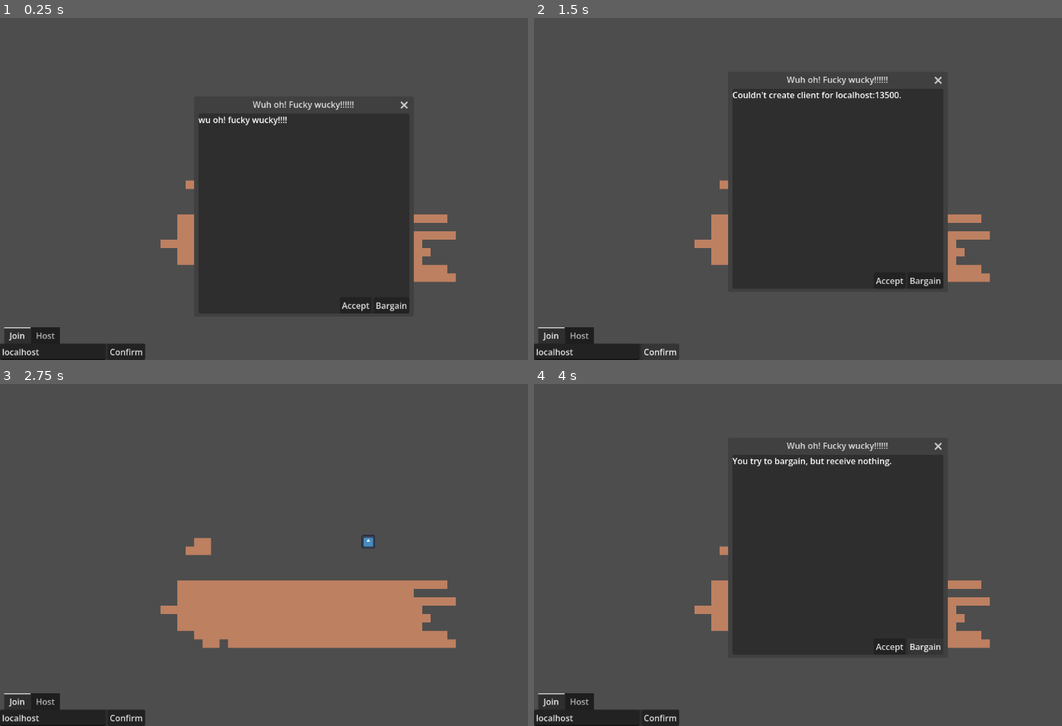
Above: before the commit, frames 1-4 (two rows, left to right).
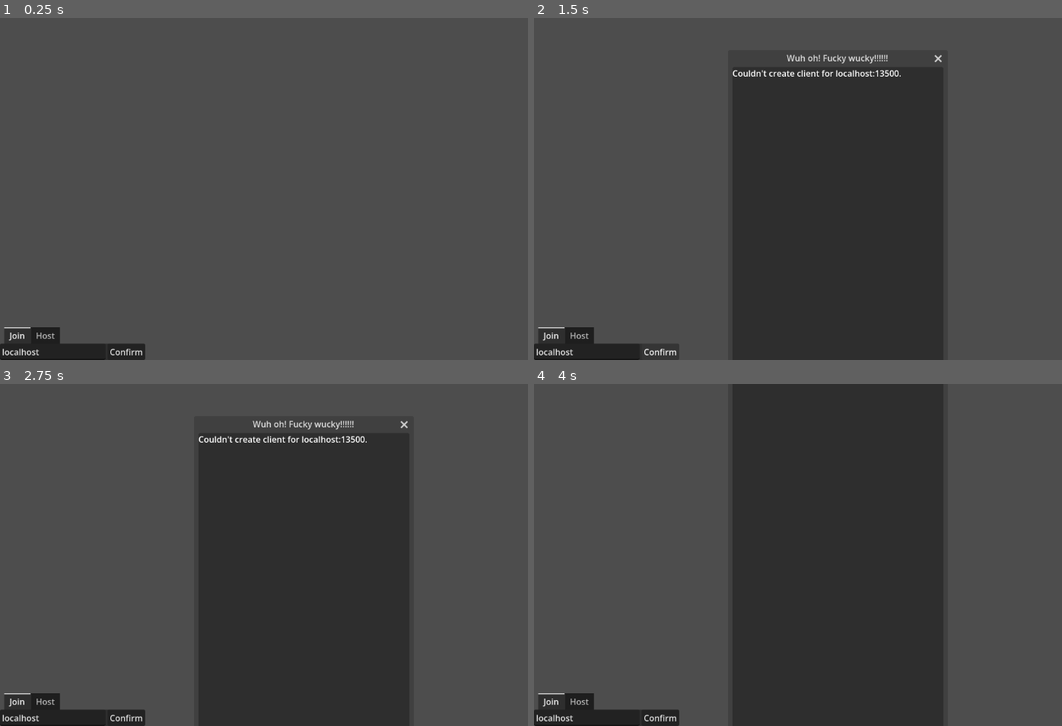
Above: after the commit, the same moments.

Repository: stacktrace-error/chunk-terrain
Game: Godot game, scene res://main_menu.tscn
Same seed, same stepped clock (60 frames per second), same inputs: the game is played once before the commit and once after it. The engine's default icon, where the game draws it, is replaced by a stand-in: a white triangle on a blue panel in a dark square.
Inputs (mouse positions are in pixels of both pictures, inside the frame that each line leads up to):
- Up to frame 1 (0.25 s): no input
- Up to frame 2 (1.5 s): click (887, 305) at 0.5 s, where only the run before the commit has a clickable "Accept"; click "Confirm" at 1.25 s
- Up to frame 3 (2.75 s): click (353, 647) at 2 s, where only the run before the commit has a clickable "Accept"
- Up to frame 4 (4 s): click "Confirm" at 2.75 s; click (924, 647) at 3.5 s, where only the run before the commit has a clickable "Bargain"

The runs differ from the first frame. In frame 1, 25% of the frame differs, in the area x 30-87%, y 24-87%; in frame 2, 11%; in frame 3, 36%, in the area x 30-87%, y 10-100%; in frame 4, 16%.

Commit message:
restructured old part of project, separated player from body

Diff:
--- a/Camera.gd
+++ /dev/null
@@ -1,8 +0,0 @@
-extends Camera2D
-
-#func _process(delta):
-	#position += Input.get_vector("left", "right", "up", "down") * delta * 200
-
-func _unhandled_input(event:InputEvent) -> void:
-	var change = Input.get_axis("zoom_out", "zoom_in") * 0.2
-	if change: zoom += Vector2.ONE * change * zoom.x
--- /dev/null
+++ b/assets/new_fast_noise_lite.tres
@@ -0,0 +1,8 @@
+[gd_resource type="FastNoiseLite" format=3 uid="uid://cmx4xikcf2elo"]
+
+[resource]
+seed = 3
+domain_warp_enabled = true
+domain_warp_frequency = 0.01
+domain_warp_fractal_lacunarity = 8.02
+domain_warp_fractal_gain = 0.0
--- /dev/null
+++ b/assets/tiles/tileset.tres
@@ -0,0 +1,20 @@
+[gd_resource type="TileSet" format=3 uid="uid://c0r3y5xv4vrv7"]
+
+[ext_resource type="Texture2D" uid="uid://bot23f1b5wvra" path="res://assets/tiles/tile.png" id="1_yjwyg"]
+[ext_resource type="Texture2D" uid="uid://dmkmf71bkwf8n" path="res://assets/tiles/rock.png" id="2_rqevj"]
+
+[sub_resource type="TileSetAtlasSource" id="TileSetAtlasSource_4717r"]
+texture = ExtResource("1_yjwyg")
+0:0/0 = 0
+0:0/0/physics_layer_0/polygon_0/points = PackedVector2Array(-8, -8, 8, -8, 8, 8, -8, 8)
+
+[sub_resource type="TileSetAtlasSource" id="TileSetAtlasSource_mmdvd"]
+texture = ExtResource("2_rqevj")
+0:0/0 = 0
+0:0/0/physics_layer_0/polygon_0/points = PackedVector2Array(-8, -8, 8, -8, 8, 8, -8, 8)
+
+[resource]
+physics_layer_0/collision_layer = 1
+physics_layer_0/collision_mask = 0
+sources/0 = SubResource("TileSetAtlasSource_4717r")
+sources/1 = SubResource("TileSetAtlasSource_mmdvd")
--- a/camera_2d.tscn
+++ /dev/null
@@ -1,6 +0,0 @@
-[gd_scene format=3 uid="uid://behwc8iph6lh2"]
-
-[ext_resource type="Script" uid="uid://b7pj2tc0p8npy" path="res://Camera.gd" id="1_u0e42"]
-
-[node name="Camera2D" type="Camera2D" unique_id=292663351]
-script = ExtResource("1_u0e42")
--- a/entities/Entity.gd
+++ b/entities/Entity.gd
@@ -1,7 +1,7 @@
 extends Node2D
 class_name Entity
 
-func _enter_tree() -> void:
-	var world : World = get_parent()
-	if world is World:
-		world.entities[name.to_int()] = self
+#func _enter_tree() -> void:
+	#var world : World = get_parent()
+	#if world is World:
+		#world.entities[name.to_int()] = self
--- a/entities/player/player.tscn
+++ /dev/null
@@ -1,30 +0,0 @@
-[gd_scene load_steps=5 format=3 uid="uid://cye331dhe8nxs"]
-
-[ext_resource type="Script" uid="uid://dbfi5alfwdxcf" path="res://entities/player/Player.gd" id="1_oul6g"]
-[ext_resource type="Texture2D" uid="uid://u4py108xjd5r" path="res://icon.svg" id="2_abrql"]
-
-[sub_resource type="CapsuleShape2D" id="CapsuleShape2D_oul6g"]
-radius = 16.0
-height = 48.0
-
-[sub_resource type="SceneReplicationConfig" id="SceneReplicationConfig_abrql"]
-properties/0/path = NodePath(".:position")
-properties/0/spawn = false
-properties/0/replication_mode = 1
-
-[node name="Player" type="CharacterBody2D"]
-collision_layer = 8
-platform_floor_layers = 4294967041
-script = ExtResource("1_oul6g")
-
-[node name="CollisionShape2D" type="CollisionShape2D" parent="."]
-shape = SubResource("CapsuleShape2D_oul6g")
-
-[node name="Icon" type="Sprite2D" parent="."]
-self_modulate = Color(0.704779, 0.0411446, 1, 1)
-position = Vector2(9.53674e-07, 0)
-scale = Vector2(0.25, 0.375)
-texture = ExtResource("2_abrql")
-
-[node name="MultiplayerSynchronizer" type="MultiplayerSynchronizer" parent="."]
-replication_config = SubResource("SceneReplicationConfig_abrql")
--- a/entities/player/Player.gd
+++ b/entities/player/player_body.gd
@@ -1,17 +1,15 @@
 extends CharacterBody2D
-class_name Player
+class_name PlayerBody
 
+
+var surface : Surface
 var cxy : Vector2i
+
 
 const chunk_radius : int = 8
 
 func _enter_tree() -> void:
-	set_multiplayer_authority(name.trim_prefix("Player ").to_int())
-	if is_multiplayer_authority():
-		Camera.reparent(self, false)
-
-	if multiplayer.get_unique_id() != 1: GameWorld.map.clear()
-
+	surface = Surfaces.get_parent_surface(self)
 	load_chunks()
 
 func _process(delta:float) -> void:
@@ -26,18 +24,18 @@
 			velocity.y = 1000
 
 		if Input.is_action_pressed("place_tile"):
-			GameWorld.place_tile.rpc(GameWorld.global_to_map(get_global_mouse_position()))
+			surface.place_tile.rpc(surface.global_to_map(get_global_mouse_position()))
 		elif Input.is_action_pressed("remove_tile"):
-			GameWorld.remove_tile.rpc(GameWorld.global_to_map(get_global_mouse_position()))
+			surface.remove_tile.rpc(surface.global_to_map(get_global_mouse_position()))
 
 	move_and_slide()
 
 	var last_chunk : Vector2i = cxy
-	cxy	= GameWorld.global_to_chunk(global_position)
+	cxy	= surface.global_to_chunk(global_position)
 	if cxy != last_chunk: load_chunks()
 
 func load_chunks() -> void:
-	var peer_id = multiplayer.get_unique_id()
+	var peer_id : int = multiplayer.get_unique_id()
 	if !(is_multiplayer_authority() or peer_id == 1): return
 
 	var rnge : PackedInt32Array = range(1 - chunk_radius, chunk_radius)
@@ -46,4 +44,4 @@
 	for offset_x : int in rnge: for offset_y : int in rnge:
 		offset_xy[0] = offset_x + cxy[0]
 		offset_xy[1] = offset_y + cxy[1]
-		GameWorld.send_or_generate_chunk(peer_id, offset_xy)
+		surface.send_or_generate_chunk(peer_id, offset_xy)
--- /dev/null
+++ b/entities/player/player_body.tscn
@@ -0,0 +1,30 @@
+[gd_scene format=3 uid="uid://cye331dhe8nxs"]
+
+[ext_resource type="Script" uid="uid://dbfi5alfwdxcf" path="res://entities/player/player_body.gd" id="1_xhb16"]
+[ext_resource type="Texture2D" uid="uid://u4py108xjd5r" path="res://icon.svg" id="2_0437v"]
+
+[sub_resource type="CapsuleShape2D" id="CapsuleShape2D_oul6g"]
+radius = 16.0
+height = 48.0
+
+[sub_resource type="SceneReplicationConfig" id="SceneReplicationConfig_abrql"]
+properties/0/path = NodePath(".:position")
+properties/0/spawn = false
+properties/0/replication_mode = 1
+
+[node name="PlayerBody" type="CharacterBody2D" unique_id=2068877907]
+collision_layer = 8
+platform_floor_layers = 4294967041
+script = ExtResource("1_xhb16")
+
+[node name="CollisionShape2D" type="CollisionShape2D" parent="." unique_id=666932845]
+shape = SubResource("CapsuleShape2D_oul6g")
+
+[node name="Icon" type="Sprite2D" parent="." unique_id=1682443510]
+self_modulate = Color(0.704779, 0.0411446, 1, 1)
+position = Vector2(9.53674e-07, 0)
+scale = Vector2(0.25, 0.375)
+texture = ExtResource("2_0437v")
+
+[node name="MultiplayerSynchronizer" type="MultiplayerSynchronizer" parent="." unique_id=1070237324]
+replication_config = SubResource("SceneReplicationConfig_abrql")
--- /dev/null
+++ b/g_camera.gd
@@ -0,0 +1,13 @@
+extends Camera2D
+
+var target : Node2D
+
+func _unhandled_input(_event:InputEvent) -> void:
+	var change : float = Input.get_axis("zoom_out", "zoom_in") * 0.2
+	if change: zoom = Vector2.ONE * clampf(zoom.x + change * zoom.x, 0.1, 3)
+
+func _physics_process(_delta: float) -> void:
+	if target: global_position = target.global_position
+
+#func _process(delta):
+	#position += Input.get_vector("left", "right", "up", "down") * delta * 200
--- /dev/null
+++ b/g_camera.tscn
@@ -0,0 +1,8 @@
+[gd_scene format=3 uid="uid://behwc8iph6lh2"]
+
+[ext_resource type="Script" uid="uid://b7pj2tc0p8npy" path="res://g_camera.gd" id="1_u0e42"]
+
+[node name="Camera2D" type="Camera2D" unique_id=292663351]
+position_smoothing_enabled = true
+position_smoothing_speed = 20.0
+script = ExtResource("1_u0e42")
--- a/error_popup.gd
+++ b/g_error_popup.gd
@@ -1,5 +1,5 @@
 extends Popup
 
-func show_with(text:String):
+func show_with(text:String) -> void:
 	%ErrorText.text = text
 	show()
--- a/error_popup.tscn
+++ b/g_error_popup.tscn
@@ -1,13 +1,12 @@
 [gd_scene format=3 uid="uid://dvgqqshnkxor2"]
 
-[ext_resource type="Script" uid="uid://duunnjq16pdkk" path="res://error_popup.gd" id="1_ppttv"]
+[ext_resource type="Script" uid="uid://duunnjq16pdkk" path="res://g_error_popup.gd" id="1_ppttv"]
 
 [node name="ErrorPopup" type="Popup" unique_id=2017685428]
 oversampling_override = 1.0
 title = "Wuh oh! Fucky wucky!!!!!!"
 initial_position = 4
-size = Vector2i(400, 286)
-visible = true
+size = Vector2i(400, 461)
 borderless = false
 always_on_top = true
 script = ExtResource("1_ppttv")
--- a/util.gd
+++ b/g_util.gd
@@ -21,7 +21,7 @@
 			var value : String = ""
 
 			if arg.contains("="):
-				var split = arg.split("=", false, 1)
+				var split : PackedStringArray = arg.split("=", false, 1)
 				key = split[0]
 				value = split[1]
 
--- a/hud.tscn
+++ /dev/null
@@ -1,7 +0,0 @@
-[gd_scene format=3 uid="uid://ct0cs4hrv60t6"]
-
-[ext_resource type="PackedScene" uid="uid://bxykqb7tkkh26" path="res://multiplayer/chat.tscn" id="1_37p78"]
-
-[node name="HUD" type="CanvasLayer" unique_id=980792172]
-
-[node name="Chat" parent="." unique_id=1229468243 instance=ExtResource("1_37p78")]
--- a/multiplayer/chat.gd
+++ b/hud/chat.gd
@@ -14,13 +14,14 @@
 const recent_fade_time : float = 10
 
 func _ready() -> void:
-	Multiplayer.game_started.connect(func():
-		show()
-		show_recent()
-	)
+	Multiplayer.game_started.connect(show_recent)
 
 func _unhandled_input(event: InputEvent) -> void:
-	if Input.is_action_just_pressed("chat"): full = !full
+	if event.is_action_pressed("chat"):
+		full = !full
+	if event.is_action_pressed("ui_cancel"):
+		full = false
+		get_viewport().set_input_as_handled()
 
 func show_recent() -> void:
 	if !full: %Recent.show()
--- a/multiplayer/chat.tscn
+++ b/hud/chat.tscn
@@ -1,6 +1,6 @@
 [gd_scene format=3 uid="uid://bxykqb7tkkh26"]
 
-[ext_resource type="Script" uid="uid://b8rmkxyaetyh2" path="res://multiplayer/chat.gd" id="1_dg5i7"]
+[ext_resource type="Script" uid="uid://b8rmkxyaetyh2" path="res://hud/chat.gd" id="1_dg5i7"]
 
 [sub_resource type="Theme" id="Theme_adcgs"]
 
--- /dev/null
+++ b/hud/hud.gd
@@ -0,0 +1,5 @@
+extends CanvasLayer
+
+func _ready() -> void:
+	hide()
+	Multiplayer.game_started.connect(show)
--- /dev/null
+++ b/hud/hud.tscn
@@ -0,0 +1,31 @@
+[gd_scene format=3 uid="uid://ct0cs4hrv60t6"]
+
+[ext_resource type="PackedScene" uid="uid://bxykqb7tkkh26" path="res://hud/chat.tscn" id="1_37p78"]
+[ext_resource type="Script" uid="uid://c5csrau036sho" path="res://hud/hud.gd" id="1_64ctp"]
+[ext_resource type="Script" uid="uid://bajpfjqai12ds" path="res://hud/warp_panel.gd" id="3_8sq4i"]
+
+[node name="HUD" type="CanvasLayer" unique_id=980792172]
+script = ExtResource("1_64ctp")
+
+[node name="Chat" parent="." unique_id=1229468243 instance=ExtResource("1_37p78")]
+visible = true
+
+[node name="WarpPanel" type="Control" parent="." unique_id=1126592842]
+layout_mode = 3
+anchors_preset = 0
+offset_right = 370.0
+offset_bottom = 104.0
+script = ExtResource("3_8sq4i")
+
+[node name="PanelContainer" type="PanelContainer" parent="WarpPanel" unique_id=1379392661]
+layout_mode = 0
+offset_right = 40.0
+offset_bottom = 40.0
+
+[node name="HBoxContainer" type="HBoxContainer" parent="WarpPanel/PanelContainer" unique_id=522407873]
+layout_mode = 2
+
+[node name="WarpButton" type="Button" parent="WarpPanel/PanelContainer/HBoxContainer" unique_id=1879929731]
+unique_name_in_owner = true
+layout_mode = 2
+text = "Warp!"
--- /dev/null
+++ b/hud/warp_panel.gd
@@ -0,0 +1,6 @@
+extends Control
+
+
+# Called when the node enters the scene tree for the first time.
+func _ready() -> void:
+	pass # Replace with function body.
--- a/multiplayer/multiplayer.gd
+++ b/multiplayer/g_multiplayer.gd
@@ -7,7 +7,6 @@
 const default_port : int = 13500
 
 var peer : ENetMultiplayerPeer = ENetMultiplayerPeer.new()
-var player_scene : PackedScene = load("res://entities/player/player.tscn")
 
 var connection_status : MultiplayerPeer.ConnectionStatus:
 	set(x):
@@ -15,9 +14,11 @@
 			connection_status = x
 			connection_status_changed.emit(x)
 
+
 func _process(_delta: float) -> void:
 	var p : MultiplayerPeer = multiplayer.multiplayer_peer
 	if p and !multiplayer.is_server(): connection_status = p.get_connection_status()
+
 
 func host_parse_port(port_string:String="") -> void:
 	var port : int = default_port
@@ -54,10 +55,10 @@
 			multiplayer.multiplayer_peer = peer
 			DisplayServer.window_set_title.call_deferred("joining")
 			multiplayer.connected_to_server.connect(game_started.emit)
-
+			multiplayer.connected_to_server.connect(func()->void:DisplayServer.window_set_title(str(address, ":", port)))
 
 
 func add_player(id : int = 1) -> void:
-	var player : Player = player_scene.instantiate()
+	var player : Player = preload("res://multiplayer/player.tscn").instantiate()
 	player.name = str("Player ", id)
-	GameWorld.add_child.call_deferred(player)
+	add_child(player)
--- /dev/null
+++ b/multiplayer/g_multiplayer.tscn
@@ -0,0 +1,11 @@
+[gd_scene format=3 uid="uid://cq5aeyk33xfvo"]
+
+[ext_resource type="Script" uid="uid://cgur0hsjp3hq1" path="res://multiplayer/g_multiplayer.gd" id="1_o4y1c"]
+
+[node name="Multiplayer" type="Node" unique_id=1921070033]
+script = ExtResource("1_o4y1c")
+
+[node name="Spawner" type="MultiplayerSpawner" parent="." unique_id=51069022]
+unique_name_in_owner = true
+_spawnable_scenes = PackedStringArray("uid://b24erumrkcrey")
+spawn_path = NodePath("..")
--- a/multiplayer/multiplayer.tscn
+++ /dev/null
@@ -1,6 +0,0 @@
-[gd_scene format=3 uid="uid://cq5aeyk33xfvo"]
-
-[ext_resource type="Script" uid="uid://cgur0hsjp3hq1" path="res://multiplayer/multiplayer.gd" id="1_o4y1c"]
-
-[node name="Multiplayer" type="Node" unique_id=1921070033]
-script = ExtResource("1_o4y1c")
--- /dev/null
+++ b/multiplayer/player.gd
@@ -0,0 +1,17 @@
+class_name Player extends Node
+
+var body : PlayerBody
+
+func _ready() -> void:
+	set_multiplayer_authority(name.trim_prefix("Player ").to_int())
+	Surfaces.surface_created.connect(spawn_body)
+	spawn_body()
+
+func spawn_body() -> void:
+	if body or !Surfaces.spawn_point: return
+
+	body = preload("res://entities/player/player_body.tscn").instantiate()
+	body.set_multiplayer_authority(get_multiplayer_authority())
+	body.global_position = Surfaces.spawn_point.global_position
+	if is_multiplayer_authority(): Camera.target = body
+	Surfaces.spawn_point.add_child(body)
--- /dev/null
+++ b/multiplayer/player.tscn
@@ -0,0 +1,6 @@
+[gd_scene format=3 uid="uid://b24erumrkcrey"]
+
+[ext_resource type="Script" uid="uid://dp1cr1tijyndk" path="res://multiplayer/player.gd" id="1_kuyp6"]
+
+[node name="Player" type="Node" unique_id=456009980]
+script = ExtResource("1_kuyp6")
--- a/project.godot
+++ b/project.godot
@@ -24,9 +24,9 @@
 [autoload]
 
 Util="*uid://b1ox2g36gt0oq"
-GameWorld="*res://world/world.tscn"
-Multiplayer="*uid://cgur0hsjp3hq1"
-Camera="*res://camera_2d.tscn"
+Surfaces="*uid://cotemipcvisqa"
+Multiplayer="*uid://cq5aeyk33xfvo"
+Camera="*res://g_camera.tscn"
 HUD="*uid://ct0cs4hrv60t6"
 PingMarkers="*uid://crbgw6ct16osm"
 ErrorPopup="*uid://dvgqqshnkxor2"
--- /dev/null
+++ b/world/g_surfaces.gd
@@ -0,0 +1,24 @@
+extends Node
+
+signal surface_created
+
+var spawn_point : Node2D
+
+func _ready() -> void:
+	Multiplayer.game_started.connect(create_surface)
+
+func create_surface() -> void:
+	var s : Surface = Surface.new()
+	s.tile_set = load("res://assets/tiles/tileset.tres")
+	s.noise = load("res://assets/new_fast_noise_lite.tres")
+	s.generation_seed = 3
+	spawn_point = s
+	surface_created.emit()
+	add_child(s)
+
+func get_parent_surface(node:Node) -> Surface:
+	while node:
+		if node is Surface:
+			return node
+		node = node.get_parent()
+	return null
--- /dev/null
+++ b/world/g_surfaces.tscn
@@ -0,0 +1,3 @@
+[gd_scene format=3 uid="uid://dmwilre4f7dkr"]
+
+[node name="Surfaces" type="Node2D" unique_id=1000977681]
--- a/world/World.gd
+++ b/world/surface.gd
@@ -1,9 +1,8 @@
-extends Node2D
-class_name World
+extends TileMapLayer
+class_name Surface
 
 @export var noise : FastNoiseLite
-@export var map : TileMapLayer
-@export var gnereation_seed : int
+@export var generation_seed : int
 ## Entity data and IDs.
 var entities : Dictionary[int, Entity] = {}
 ## The chunk coordinates of chunks that should be saved.
@@ -21,9 +20,6 @@
 		#print(cxy)
 		#generate_chunk(cxy)
 
-#func _draw():
-	#pass
-
 #region save/load
 func save_file() -> void:
 	var chunks : Dictionary[String, Dictionary] = {}
@@ -31,7 +27,7 @@
 	for cxy : Vector2i in used_chunks:
 		chunks[str("[", cxy[0], ", ", cxy[1], "]")] = {
 			"entities" = [],
-			"tiles" = serialize_chunk_tiles(map, cxy)
+			"tiles" = serialize_chunk_tiles(cxy)
 		}
 
 	var file : FileAccess = FileAccess.open(str("user://", name, ".dat"), FileAccess.WRITE)
@@ -42,30 +38,27 @@
 	var file : FileAccess = FileAccess.open(str("user://", name, ".dat"), FileAccess.READ)
 	var chunks : Dictionary = JSON.parse_string(file.get_as_text())
 
-	map.clear()
+	clear()
 	used_chunks.clear()
 
-	var i : int = 0
 	for c : String in chunks:
 		var arr : Array = JSON.parse_string(c) #can't json vectors, parse an array instead
 		var cxy : Vector2i = Vector2i(arr[0], arr[1])
 
-		deserialize_chunk_tiles(map, cxy, chunks[c]["tiles"])
+		deserialize_chunk_tiles(cxy, chunks[c]["tiles"])
 		used_chunks[cxy] = null
-		i += 1
-
 #endregion
 
 
 #region (de)serialization
-static func deserialize_chunk_tiles(tilemap:TileMapLayer, cxy:Vector2i, chunk:Array) -> void:
+func deserialize_chunk_tiles(cxy:Vector2i, chunk:Array) -> void:
 	var mxy : Vector2i = Vector2i()
 	for mx in chunk_size[0]: for my in chunk_size[1]:
 		mxy[0] = cxy[0] * chunk_size[0] + mx
 		mxy[1] = cxy[1] * chunk_size[1] + my
-		deserialize_tile(tilemap, mxy, chunk[mx][my])
+		deserialize_tile(mxy, chunk[mx][my])
 
-static func serialize_chunk_tiles(tilemap:TileMapLayer, cxy:Vector2i) -> Array[Array]:
+func serialize_chunk_tiles(cxy:Vector2i) -> Array[Array]:
 	var mxy : Vector2i = Vector2i()
 	var chunk : Array[Array]
 	chunk.resize(chunk_size[0])
@@ -77,18 +70,18 @@
 		for my in chunk_size[1]:
 			mxy[0] = cxy[0] * chunk_size[0] + mx
 			mxy[1] = cxy[1] * chunk_size[1] + my
-			tiles[my] = serialize_tile(tilemap, mxy)
+			tiles[my] = serialize_tile(mxy)
 
 		chunk[mx] = tiles
 	return chunk
 
-static func serialize_tile(tilemap:TileMapLayer, mxy:Vector2i) -> int:
-	return tilemap.get_cell_source_id(mxy)
+func serialize_tile(mxy:Vector2i) -> int:
+	return get_cell_source_id(mxy)
 
-static func deserialize_tile(tilemap:TileMapLayer, mxy:Vector2i, tile:int) -> void:
+func deserialize_tile(mxy:Vector2i, tile:int) -> void:
 	if tile != -1:
-		tilemap.set_cell(mxy, tile, Vector2i.ZERO)
-	else: tilemap.erase_cell(mxy)
+		set_cell(mxy, tile, Vector2i.ZERO)
+	else: erase_cell(mxy)
 #endregion
 
 
@@ -96,38 +89,39 @@
 func send_or_generate_chunk(peer_id:int, cxy:Vector2i) -> void:
 	if !cxy in used_chunks:
 		generate_chunk(cxy)
-	elif multiplayer.get_unique_id() == 1:
-		send_chunk.rpc_id(peer_id, serialize_chunk_tiles(map, cxy), cxy)
+	elif multiplayer.get_unique_id() == 1 && peer_id != 1:
+		send_chunk.rpc_id(peer_id, serialize_chunk_tiles(cxy), cxy)
 
 @rpc("authority", "call_remote", "reliable")
-func send_chunk(chunk:Array[Array], cxy:Vector2i) -> void: deserialize_chunk_tiles(map, cxy, chunk)
+func send_chunk(chunk:Array[Array], cxy:Vector2i) -> void: deserialize_chunk_tiles(cxy, chunk)
 
 
 ##TODO send only to players who are loading these chunks
 ##TODO send serialized tile
 @rpc("any_peer", "call_local", "reliable")
 func place_tile(mxy:Vector2i) -> void:
-	map.set_cell(mxy, 1, Vector2i.ZERO)
+	set_cell(mxy, 1, Vector2i.ZERO)
 	mark_chunk_used_map(mxy)
 
 ##TODO send only to players who are loading these chunks
 @rpc("any_peer", "call_local", "reliable")
 func remove_tile(mxy:Vector2i) -> void:
-	map.erase_cell(mxy)
+	erase_cell(mxy)
 	mark_chunk_used_map(mxy)
 #endregion
 
 
 #region generation
 func generate_chunk(cxy:Vector2i) -> void:
+	noise.seed = generation_seed
 	var mxy : Vector2i = Vector2i()
 	for mx in chunk_size[0]: for my in chunk_size[1]:
 		mxy[0] = cxy[0] * chunk_size[0] + mx
 		mxy[1] = cxy[1] * chunk_size[1] + my
 
-		if noise.get_noise_1d(mxy[0]) * 20 + mxy[1] > 0:
-			map.set_cell(mxy, 0, Vector2i.ZERO)
-		else: map.erase_cell(mxy)
+		if noise.get_noise_1d(mxy[0]) * 20 + mxy[1] > 10:
+			set_cell(mxy, 0, Vector2i.ZERO)
+		else: erase_cell(mxy)
 #endregion
 
 
@@ -136,10 +130,10 @@
 func mark_chunk_used_map(mxy:Vector2) -> void: mark_chunk_used(map_to_chunk(mxy))
 
 func map_to_chunk(mxy:Vector2) -> Vector2i: return (mxy / (chunk_size as Vector2)).floor()
-func local_to_chunk(lxy:Vector2) -> Vector2i: return map_to_chunk(map.local_to_map(lxy))
-func global_to_chunk(xy:Vector2) -> Vector2i: return local_to_chunk(map.to_local(xy))
+func local_to_chunk(lxy:Vector2) -> Vector2i: return map_to_chunk(local_to_map(lxy))
+func global_to_chunk(xy:Vector2) -> Vector2i: return local_to_chunk(to_local(xy))
 
-func global_to_map(xy:Vector2) -> Vector2i: return map.local_to_map(map.to_local(xy))
+func global_to_map(xy:Vector2) -> Vector2i: return local_to_map(to_local(xy))
 #endregion
 
 
--- a/world/world.tscn
+++ b/world/world.tscn
@@ -1,45 +1,17 @@
 [gd_scene format=4 uid="uid://bhmd37i5q3aa2"]
 
-[ext_resource type="Script" uid="uid://3veqymigrnck" path="res://world/World.gd" id="1_6xmxd"]
-[ext_resource type="Texture2D" uid="uid://bot23f1b5wvra" path="res://tiles/tile.png" id="2_tcf2h"]
+[ext_resource type="Script" uid="uid://3veqymigrnck" path="res://world/surface.gd" id="1_6xmxd"]
+[ext_resource type="TileSet" uid="uid://c0r3y5xv4vrv7" path="res://assets/tiles/tileset.tres" id="2_4717r"]
+[ext_resource type="FastNoiseLite" uid="uid://cmx4xikcf2elo" path="res://assets/new_fast_noise_lite.tres" id="2_h5o24"]
 [ext_resource type="PackedScene" uid="uid://ct1j5swp03c2p" path="res://entities/item/item.tscn" id="3_4717r"]
-[ext_resource type="Texture2D" uid="uid://dmkmf71bkwf8n" path="res://tiles/rock.png" id="3_h5o24"]
 
-[sub_resource type="FastNoiseLite" id="FastNoiseLite_4717r"]
-seed = 3
-domain_warp_enabled = true
-domain_warp_frequency = 0.01
-domain_warp_fractal_lacunarity = 8.02
-domain_warp_fractal_gain = 0.0
-
-[sub_resource type="TileSetAtlasSource" id="TileSetAtlasSource_4717r"]
-texture = ExtResource("2_tcf2h")
-0:0/0 = 0
-0:0/0/physics_layer_0/polygon_0/points = PackedVector2Array(-8, -8, 8, -8, 8, 8, -8, 8)
-
-[sub_resource type="TileSetAtlasSource" id="TileSetAtlasSource_mmdvd"]
-texture = ExtResource("3_h5o24")
-0:0/0 = 0
-0:0/0/physics_layer_0/polygon_0/points = PackedVector2Array(-8, -8, 8, -8, 8, 8, -8, 8)
-
-[sub_resource type="TileSet" id="TileSet_h5o24"]
-physics_layer_0/collision_layer = 1
-physics_layer_0/collision_mask = 0
-sources/0 = SubResource("TileSetAtlasSource_4717r")
-sources/1 = SubResource("TileSetAtlasSource_mmdvd")
-
-[node name="World" type="Node2D" unique_id=224335030 node_paths=PackedStringArray("map")]
+[node name="Surface" type="Node2D" unique_id=224335030]
 script = ExtResource("1_6xmxd")
-noise = SubResource("FastNoiseLite_4717r")
-map = NodePath("TileMapLayer")
+noise = ExtResource("2_h5o24")
 
 [node name="TileMapLayer" type="TileMapLayer" parent="." unique_id=1506594072]
 tile_map_data = PackedByteArray("AADv/wYAAAAAAAAAAADw/wYAAAAAAAAAAADx/wMAAAAAAAAAAADx/wQAAAAAAAAAAADx/wUAAAAAAAAAAADx/w …(3872 unchanged characters)…
-tile_set = SubResource("TileSet_h5o24")
+tile_set = ExtResource("2_4717r")
 
 [node name="0" parent="." unique_id=1563049547 instance=ExtResource("3_4717r")]
 position = Vector2(122, -25)
-
-[node name="MultiplayerSpawner" type="MultiplayerSpawner" parent="." unique_id=301807801]
-_spawnable_scenes = PackedStringArray("uid://cye331dhe8nxs")
-spawn_path = NodePath("..")
Renamed: tiles/rock.png -> assets/tiles/rock.png
Not shown, changed: assets/tiles/rock.png.import
Renamed: tiles/tile.png -> assets/tiles/tile.png
Not shown, changed: assets/tiles/tile.png.import
Renamed: entities/player/Player.gd.uid -> entities/player/player_body.gd.uid
Renamed: Camera.gd.uid -> g_camera.gd.uid
Renamed: error_popup.gd.uid -> g_error_popup.gd.uid
Renamed: util.gd.uid -> g_util.gd.uid
Renamed: multiplayer/chat.gd.uid -> hud/chat.gd.uid
Not shown, added: hud/hud.gd.uid
Not shown, added: hud/warp_panel.gd.uid
Renamed: multiplayer/multiplayer.gd.uid -> multiplayer/g_multiplayer.gd.uid
(and 5 more such lines)
